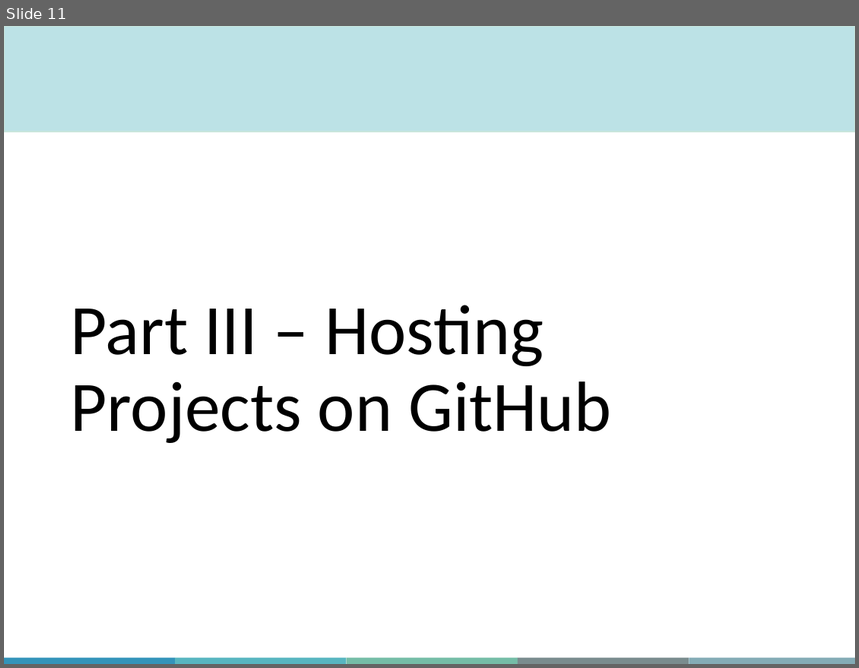
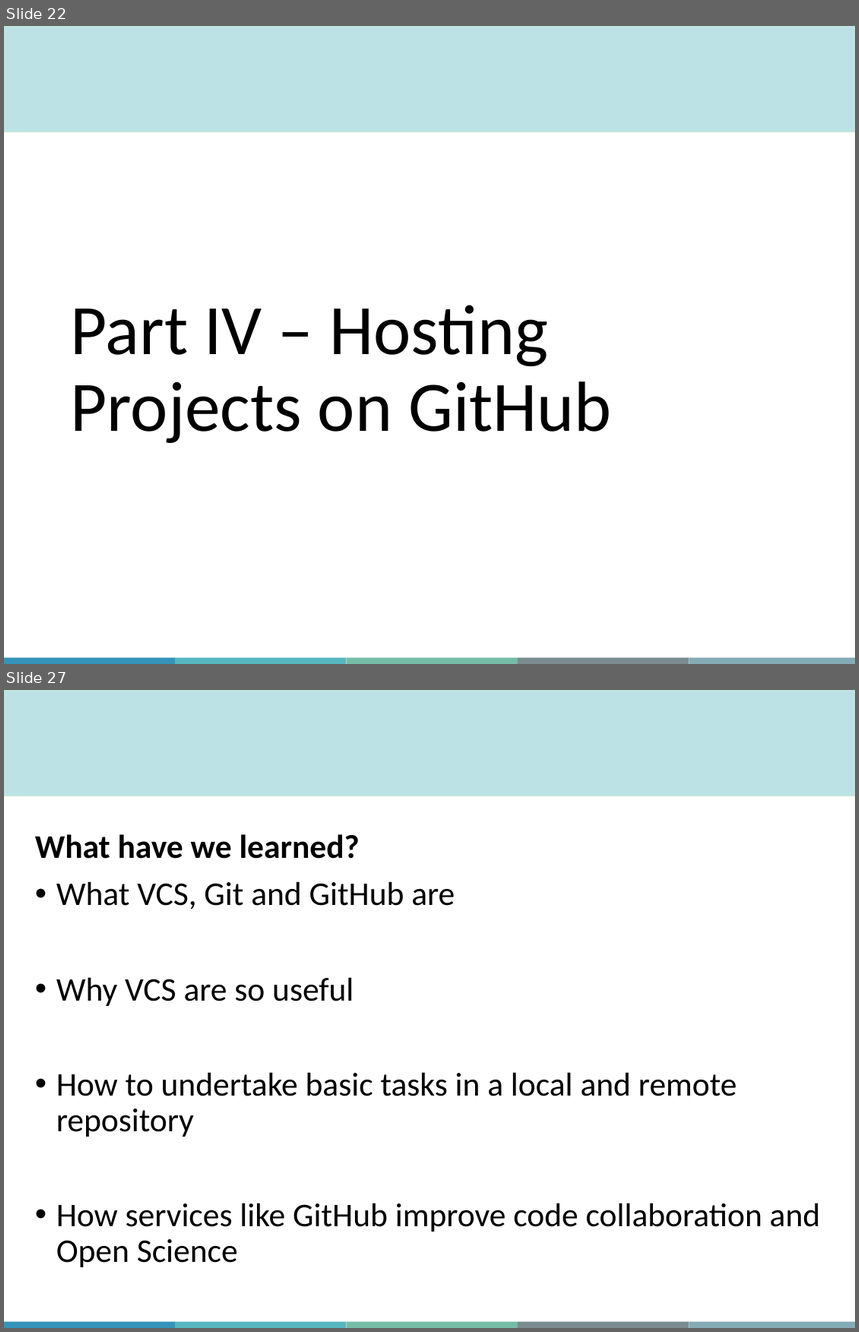
Before and after one commit to aosakwe/MiCM_IntroToGitHub, a slide deck: Slides/MiCM_GitHub_Workshop.pptx. Shown one above the other, each under a label of ours: slide 11 before the commit, slides 22 and 27 after it; the slides between them are not shown. The pictures are 859x668 and 859x1332 pixels, drawn with LibreOffice and Linux fonts; fonts in the diff are those of the drawing; background and template pictures are left out. Boxes give left, top, right and bottom in pixels: in the first picture for what was removed or moved away, otherwise in the second. Text is boxed around its words. In the diff, an @@ line names an element or a change of style, - is before the commit and + after.

```diff
--- a/Slides/MiCM_GitHub_Workshop.pptx
+++ b/Slides/MiCM_GitHub_Workshop.pptx
@@ slide 27 added at <box>4,690,855,1328</box>, background #FFFFFF; not listed: 6 template elements that a slide beside it also shows @@
@@ text added at <box>35,834,821,1268</box>, 28 pt, text #000000 @@
+What have we learned?
+• What VCS, Git and GitHub are
+• Why VCS are so useful
+• How to undertake basic tasks in a local and remote repository
+• How services like GitHub improve code collaboration and Open Science
@@ what was slide 11 is now slide 22 @@
@@ slide 22 changed as well @@
@@ title at <box>71,305,612,443</box>: text changed @@
-Part III – Hosting Projects on GitHub
+Part IV – Hosting Projects on GitHub
```
Also in this commit, not shown: 6 other slides changed, 16 other slides added, 3 other files.
